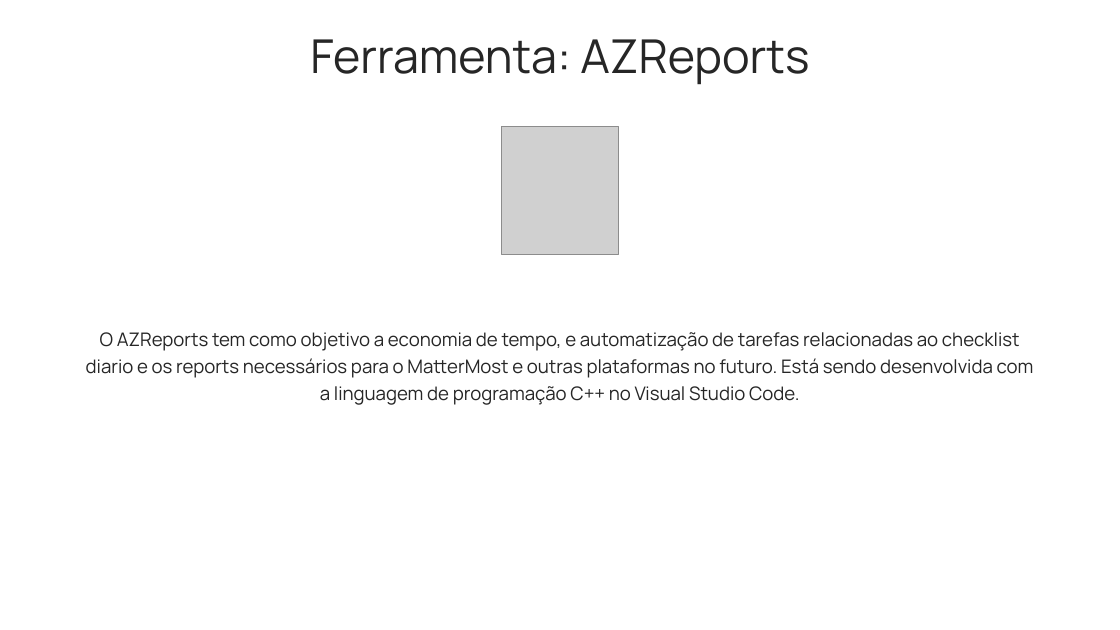
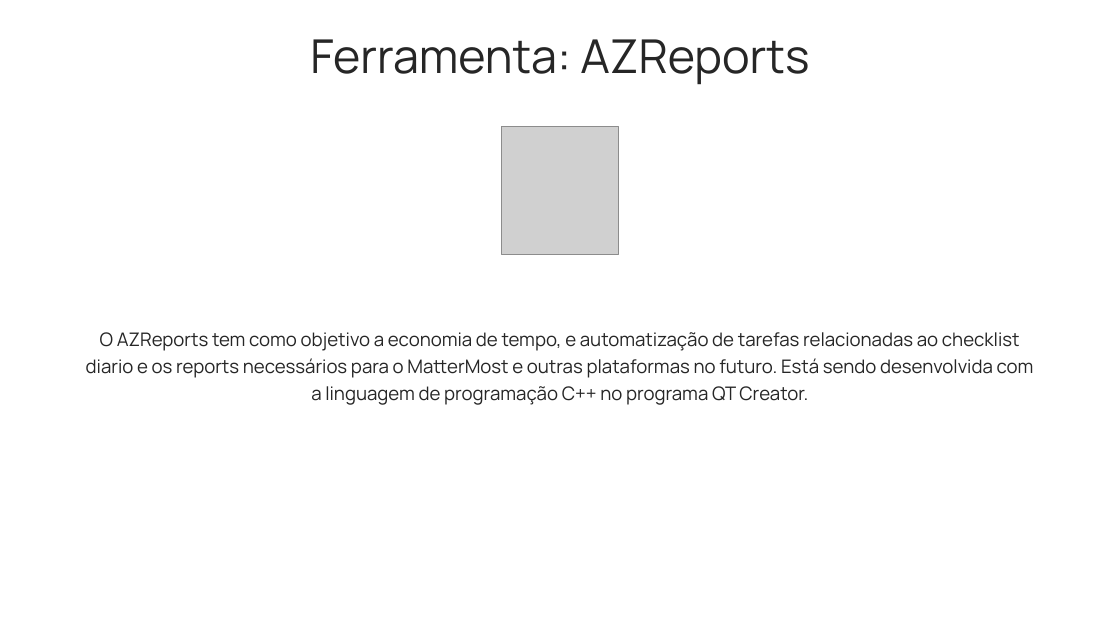
Before and after one commit to zMatheus222/AZReports, a slide deck: slide 1 of azreports.pptx. Drawn at 1120x630 pixels with LibreOffice and Linux fonts; fonts in the diff are those of the drawing; grey boxes stand for pictures. Boxes give left, top, right and bottom in pixels: in the first picture for what was removed or moved away, otherwise in the second. Text is boxed around its words. In the diff, an @@ line names an element or a change of style, - is before the commit and + after.

Commit message:
123

```diff
--- a/azreports.pptx
+++ b/azreports.pptx
@@ text at box(86, 332, 1034, 405): text changed @@
-O AZReports tem como objetivo a economia de tempo, e automatização de tarefas relacionadas ao checklist diario e os reports necessários para o MatterMost e outras plataformas no futuro. Está sendo desenvolvida com a linguagem de programação C++ no Visual Studio Code.
+O AZReports tem como objetivo a economia de tempo, e automatização de tarefas relacionadas ao checklist diario e os reports necessários para o MatterMost e outras plataformas no futuro. Está sendo desenvolvida com a linguagem de programação C++ no programa QT Creator.
```
